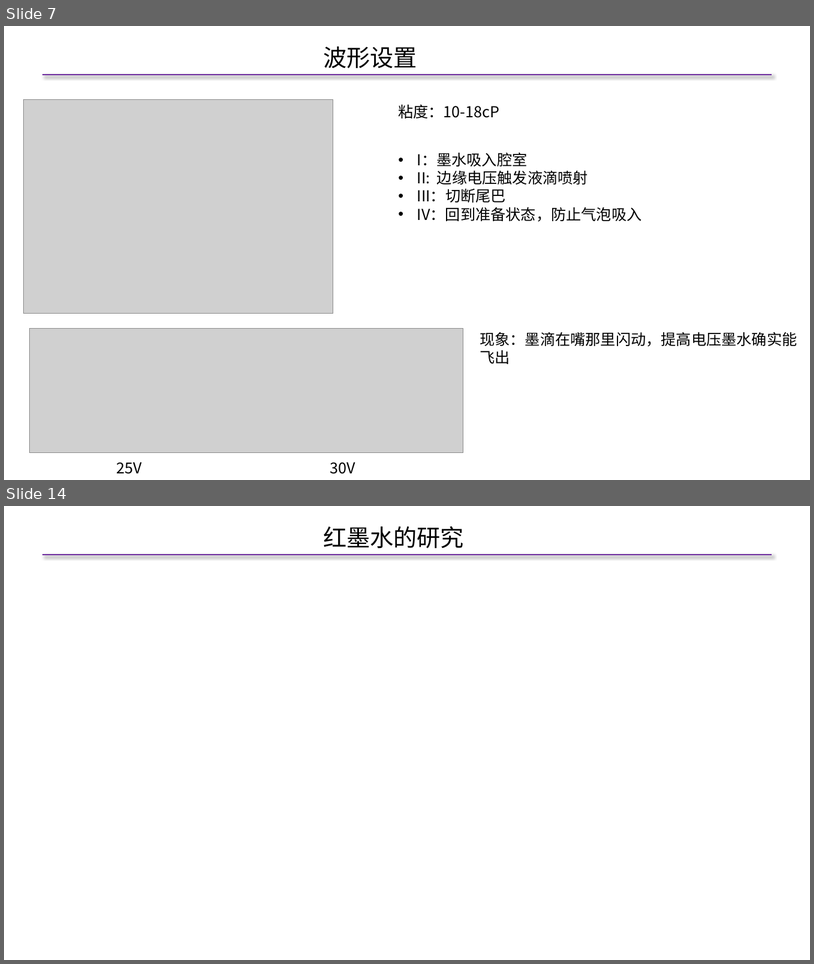
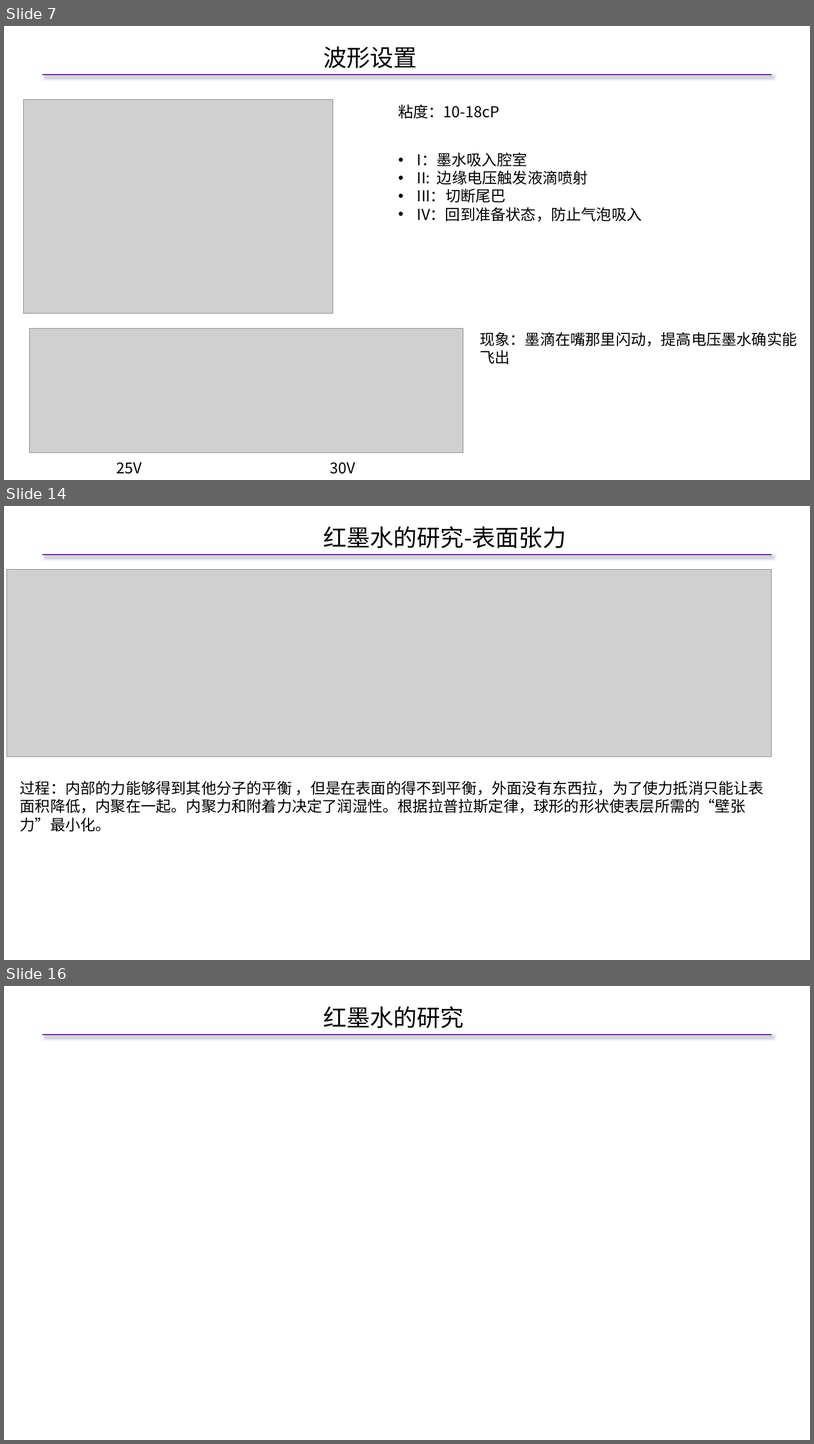
Before and after one commit to jysvs/Mytest, a slide deck: PPT/喷墨打印总结/喷墨打印总结.pptx. Shown one above the other, each under a label of ours: slides 7 and 14 before the commit, slides 7, 14 and 16 after it; the slides between them are not shown. The pictures are 814x964 and 814x1444 pixels, drawn with LibreOffice and Linux fonts; fonts in the diff are those of the drawing; grey boxes stand for pictures. Boxes give left, top, right and bottom in pixels: in the first picture for what was removed or moved away, otherwise in the second. Text is boxed around its words. In the diff, an @@ line names an element or a change of style, - is before the commit and + after.

```diff
--- a/PPT/喷墨打印总结/喷墨打印总结.pptx
+++ b/PPT/喷墨打印总结/喷墨打印总结.pptx
@@ slide 14 added at box(4, 506, 810, 960), background #FFFFFF @@
@@ text added at box(323, 526, 566, 549), 28 pt, text #000000 @@
+红墨水的研究-表面张力
@@ line added from (43, 555) to (772, 555), #7030A0 1.5 pt @@
@@ picture added at box(7, 570, 772, 756) @@
@@ text added at box(20, 780, 764, 831), 18 pt, text #000000 @@
+过程：内部的力能够得到其他分子的平衡 ，但是在表面的得不到平衡，外面没有东西拉，为了使力抵消只能让表面积降低，内聚在一起。内聚力和附着力决定了润湿性。根据拉普拉斯定律，球形的形状使表层所需的“壁张力”最小化。
@@ what was slide 14 is now slide 16 @@
```
Also in this commit, not shown: 7 slides changed, 5 other slides added, 12 other files.
